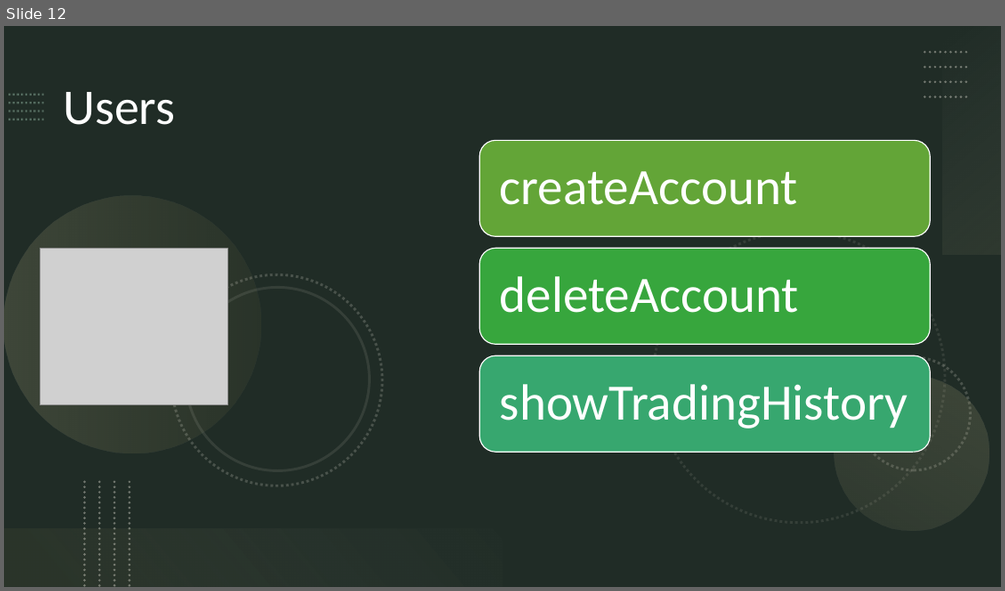
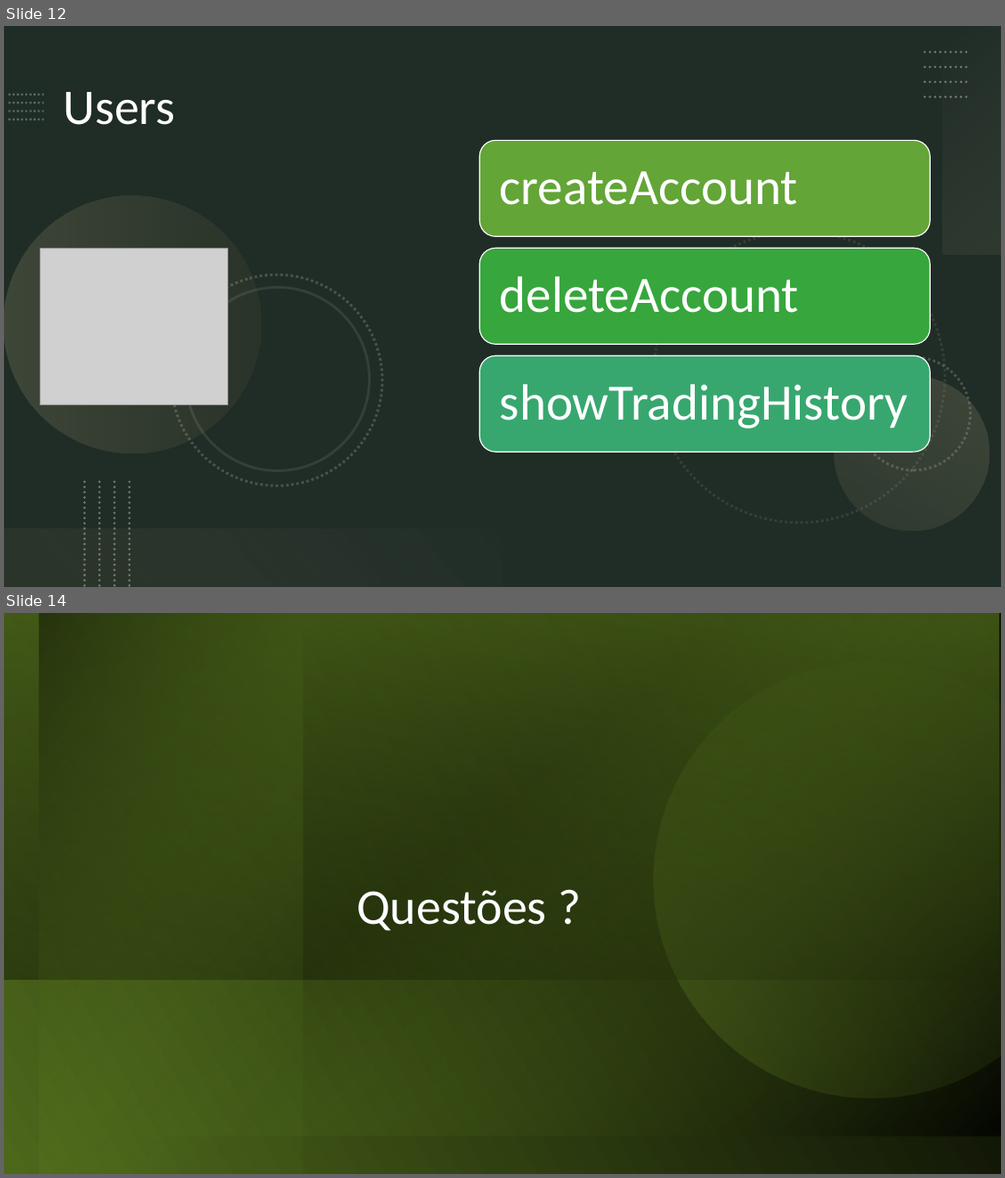
Before and after one commit to pmdmartins21/Crypto-Challenge, a slide deck: Requisitos/CryptoChallenger.pptx. Shown one above the other, each under a label of ours: slide 12 before the commit, slides 12 and 14 after it; the slides between them are not shown. The pictures are 1005x591 and 1005x1178 pixels, drawn with LibreOffice and Linux fonts; fonts in the diff are those of the drawing; grey boxes stand for pictures. Boxes give left, top, right and bottom in pixels: in the first picture for what was removed or moved away, otherwise in the second. Text is boxed around its words. In the diff, an @@ line names an element or a change of style, - is before the commit and + after.

```diff
--- a/Requisitos/CryptoChallenger.pptx
+++ b/Requisitos/CryptoChallenger.pptx
@@ slide 14 added at (4, 613, 1001, 1174), background #FFFFFF @@
@@ rectangle added at (4, 613, 1001, 1174), fill gradient #4D671B to #000000 @@
@@ rectangle added at (4, 613, 998, 980), fill gradient #739A28 to #000000 @@
@@ rectangle added at (5, 613, 1001, 1136), fill gradient #739A28 to #000000 @@
@@ rectangle added at (39, 613, 302, 1174), fill gradient #000000 to #99CB38 @@
@@ freeform shape added at (566, 613, 1001, 1174), fill gradient #000000 to #99CB38 @@
@@ title added at (356, 890, 547, 931), 48 pt, text #FFFFFF @@
+Questões ?
```
Also in this commit, not shown: 6 slides changed, 1 slide removed.
